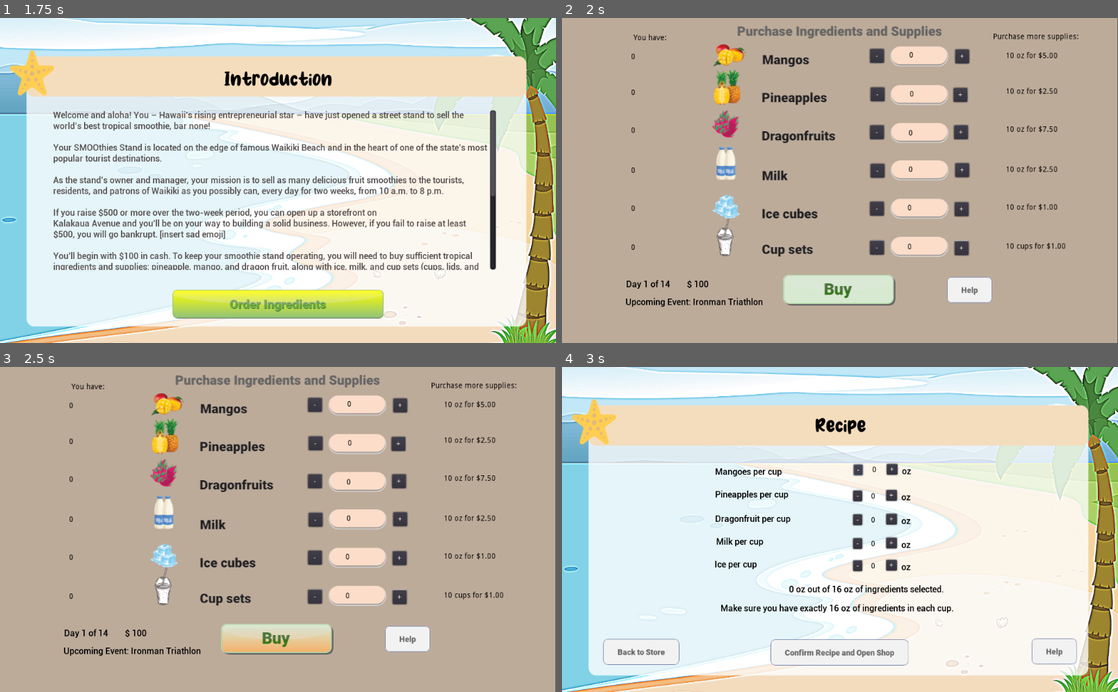
Above: before the commit, frames 1-4 (two rows, left to right).
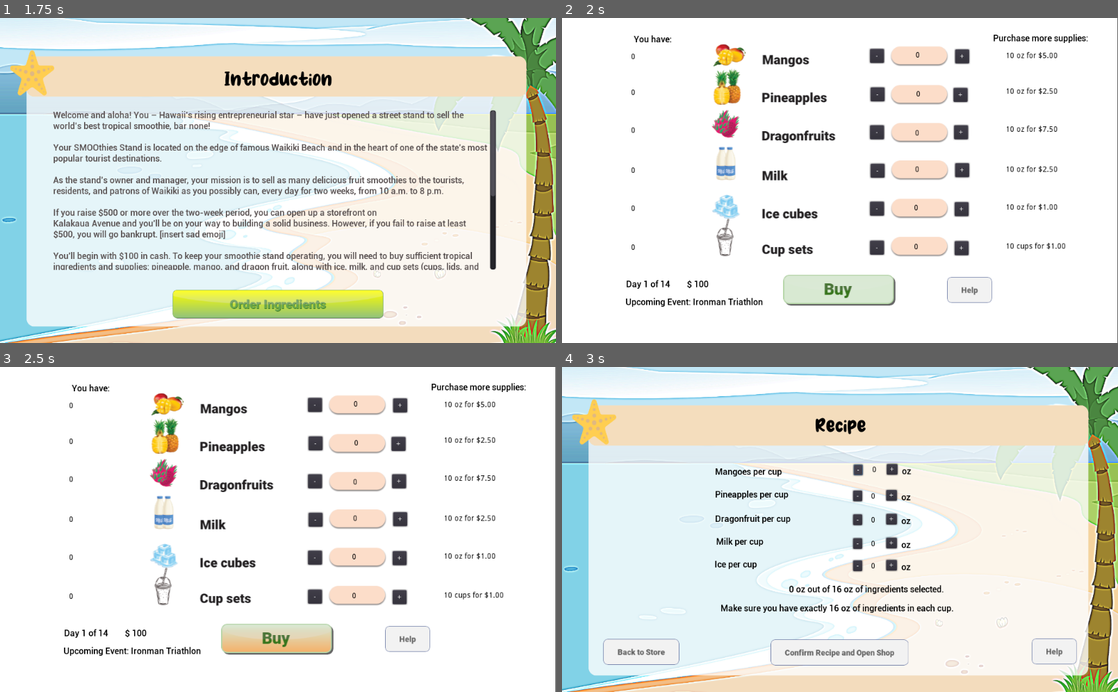
Above: after the commit, the same moments.

Repository: thepriscillawang/SMOOthies
Game: Godot game, scene res://Scenes/Main.tscn
Same seed, same stepped clock (60 frames per second), same inputs: the game is played once before the commit and once after it. Sound files missing from this copy of the repository are replaced by a short silence.
Inputs (mouse positions are in pixels of both pictures, inside the frame that each line leads up to):
- Up to frame 1 (1.75 s): click (278, 274) at 0.5 s; click (278, 304) at 1.25 s
- Up to frame 2 (2 s): no input
- Up to frame 3 (2.5 s): click (278, 640) at 2 s
- Up to frame 4 (3 s): click "-" at 2.75 s

Frame 1 is identical in both runs. In frame 2, 90% of the frame differs, in the area x 0-100%, y 0-100%; in frame 3, 90%; in frame 4, nothing differs.

Commit message:
changes to ingredients page

Diff:
--- a/src/SMOOthies/Scenes/Ingredients.tscn
+++ b/src/SMOOthies/Scenes/Ingredients.tscn
@@ -1,6 +1,6 @@
-[gd_scene load_steps=15 format=2]
-
-[ext_resource path="res://images/Smoothie_purchase_page_RR.png" type="Texture" id=1]
+[gd_scene load_steps=17 format=2]
+
+[ext_resource path="res://images/Smoothie_purchase_page_r.png" type="Texture" id=1]
 [ext_resource path="res://Scenes/Ingredients.gd" type="Script" id=2]
 [ext_resource path="res://images/button_buy_pressed.png" type="Texture" id=3]
 [ext_resource path="res://images/button_buy.png" type="Texture" id=4]
@@ -21,6 +21,12 @@
 [sub_resource type="DynamicFont" id=3]
 font_data = ExtResource( 11 )
 
+[sub_resource type="DynamicFont" id=4]
+font_data = ExtResource( 11 )
+
+[sub_resource type="DynamicFont" id=5]
+font_data = ExtResource( 11 )
+
 [node name="Ingredients" type="Node2D"]
 scale = Vector2( 0.998665, 1 )
 script = ExtResource( 2 )
@@ -48,9 +54,9 @@
 text = "+"
 
 [node name="CurrMangoLabel" type="Label" parent="IngredientsPurchase"]
-margin_left = 640.0
+margin_left = 652.016
 margin_top = 62.0
-margin_right = 680.0
+margin_right = 692.016
 margin_bottom = 76.0
 custom_colors/font_color = Color( 0, 0, 0, 1 )
 
@@ -69,9 +75,9 @@
 text = "+"
 
 [node name="CurrPineappleLabel" type="Label" parent="IngredientsPurchase"]
-margin_left = 641.0
+margin_left = 653.016
 margin_top = 134.0
-margin_right = 681.0
+margin_right = 693.016
 margin_bottom = 148.0
 custom_colors/font_color = Color( 0, 0, 0, 1 )
 
@@ -90,9 +96,9 @@
 text = "+"
 
 [node name="CurrDragonfruitLabel" type="Label" parent="IngredientsPurchase"]
-margin_left = 639.0
+margin_left = 651.016
 margin_top = 206.0
-margin_right = 679.0
+margin_right = 691.016
 margin_bottom = 220.0
 custom_colors/font_color = Color( 0, 0, 0, 1 )
 
@@ -111,9 +117,9 @@
 text = "+"
 
 [node name="CurrMilkLabel" type="Label" parent="IngredientsPurchase"]
-margin_left = 639.0
+margin_left = 651.016
 margin_top = 273.0
-margin_right = 679.0
+margin_right = 691.016
 margin_bottom = 287.0
 custom_colors/font_color = Color( 0, 0, 0, 1 )
 
@@ -132,9 +138,9 @@
 text = "+"
 
 [node name="CurrIceLabel" type="Label" parent="IngredientsPurchase"]
-margin_left = 637.0
+margin_left = 649.016
 margin_top = 344.0
-margin_right = 677.0
+margin_right = 689.016
 margin_bottom = 358.0
 custom_colors/font_color = Color( 0, 0, 0, 1 )
 
@@ -153,9 +159,9 @@
 text = "+"
 
 [node name="CurrCupLabel" type="Label" parent="IngredientsPurchase"]
-margin_left = 637.0
+margin_left = 649.016
 margin_top = 416.0
-margin_right = 677.0
+margin_right = 689.016
 margin_bottom = 430.0
 custom_colors/font_color = Color( 0, 0, 0, 1 )
 
@@ -216,6 +222,7 @@
 margin_right = 895.061
 margin_bottom = 42.0
 custom_colors/font_color = Color( 0, 0, 0, 1 )
+custom_fonts/font = SubResource( 4 )
 text = "Purchase more supplies:"
 
 [node name="MangoPrice" type="Label" parent="YouCanBuy"]
@@ -272,6 +279,7 @@
 margin_right = 232.176
 margin_bottom = 44.0
 custom_colors/font_color = Color( 0, 0, 0, 1 )
+custom_fonts/font = SubResource( 5 )
 text = "You have:"
 
 [node name="CurrMango" type="Label" parent="YouHave"]
Binary file added: src/SMOOthies/images/Smoothie_purchase_page_r.png
Not shown, added: src/SMOOthies/images/Smoothie_purchase_page_r.png.import
